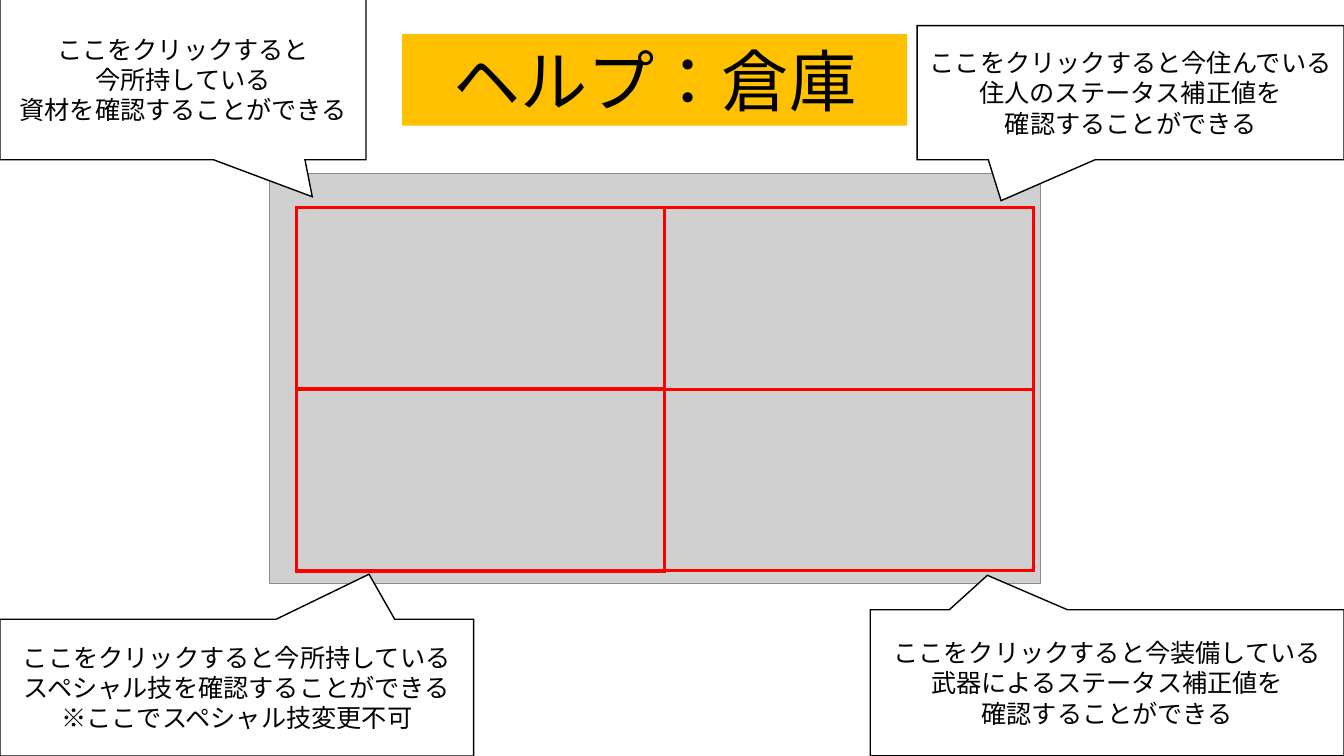
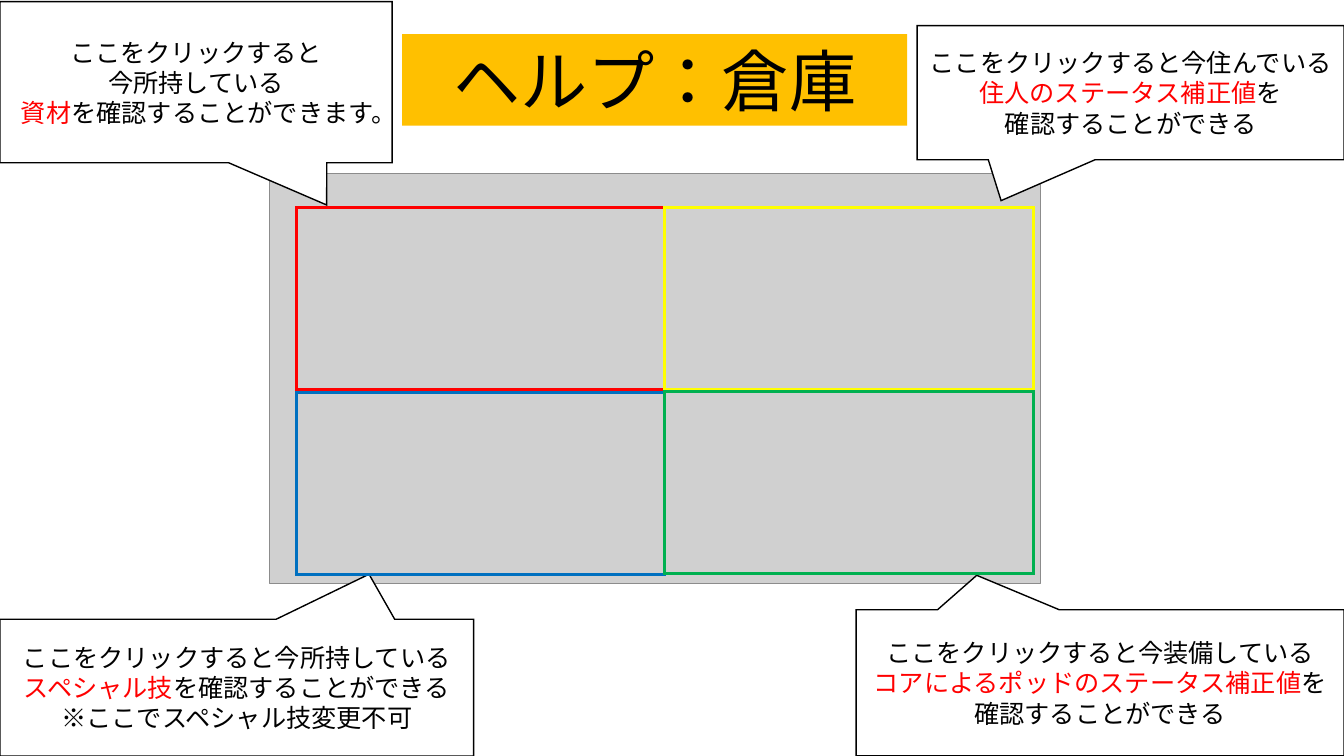
Before and after one commit to team556/team, a slide deck: slide 2 of 説明文.pptx. Drawn at 1344x756 pixels with LibreOffice and Linux fonts; fonts in the diff are those of the drawing; grey boxes stand for pictures. Boxes give left, top, right and bottom in pixels: in the first picture for what was removed or moved away, otherwise in the second. Text is boxed around its words. In the diff, an @@ line names an element or a change of style, - is before the commit and + after.

Commit message:
説明文少し変更 味方惑星のクチナシとクチありを追加 適用はまだしていない

```diff
--- a/説明文.pptx
+++ b/説明文.pptx
@@ speech box "ここをクリックすると": place and size @@
-speech box "ここをクリックすると" at [0, 0, 366, 160]
+speech box "ここをクリックすると" at [0, 2, 392, 163]
@@ speech box "ここをクリックすると" at [0, 2, 392, 163]: proportions changed @@
@@ text in speech box at [979, 81, 1281, 104]: text colour #000000 to #FF0000 in "住人のステータス補正値を" @@
@@ text in speech box at [21, 96, 396, 128]: text changed @@
-資材を確認することができる
+資材を確認することができます。
@@ rectangle at [665, 208, 1034, 389]: outline #FF0000 2.25 pt to #FFFF00 2.25 pt @@
@@ rectangle: place and size @@
-rectangle at [296, 389, 665, 572]
+rectangle at [296, 393, 665, 576]
@@ rectangle at [296, 393, 665, 576]: outline #FF0000 2.25 pt to #0070C0 2.25 pt @@
@@ rectangle at [665, 391, 1034, 573]: outline #FF0000 2.25 pt to #00B050 2.25 pt @@
@@ speech box "ここをクリックすると今装備している": place and size @@
-speech box "ここをクリックすると今装備している" at [870, 610, 1344, 756]
+speech box "ここをクリックすると今装備している" at [856, 610, 1344, 756]
@@ text in speech box at [24, 675, 450, 699]: text colour #000000 to #FF0000 in "スペシャル技を確認することができる" @@
@@ text in speech box at [874, 670, 1327, 694]: text changed; text colour #000000 to #FF0000 @@
-武器によるステータス補正値を
+コアによるポッドのステータス補正値を
```
Also in this commit, not shown: 11 other slides changed, 3 other files.
